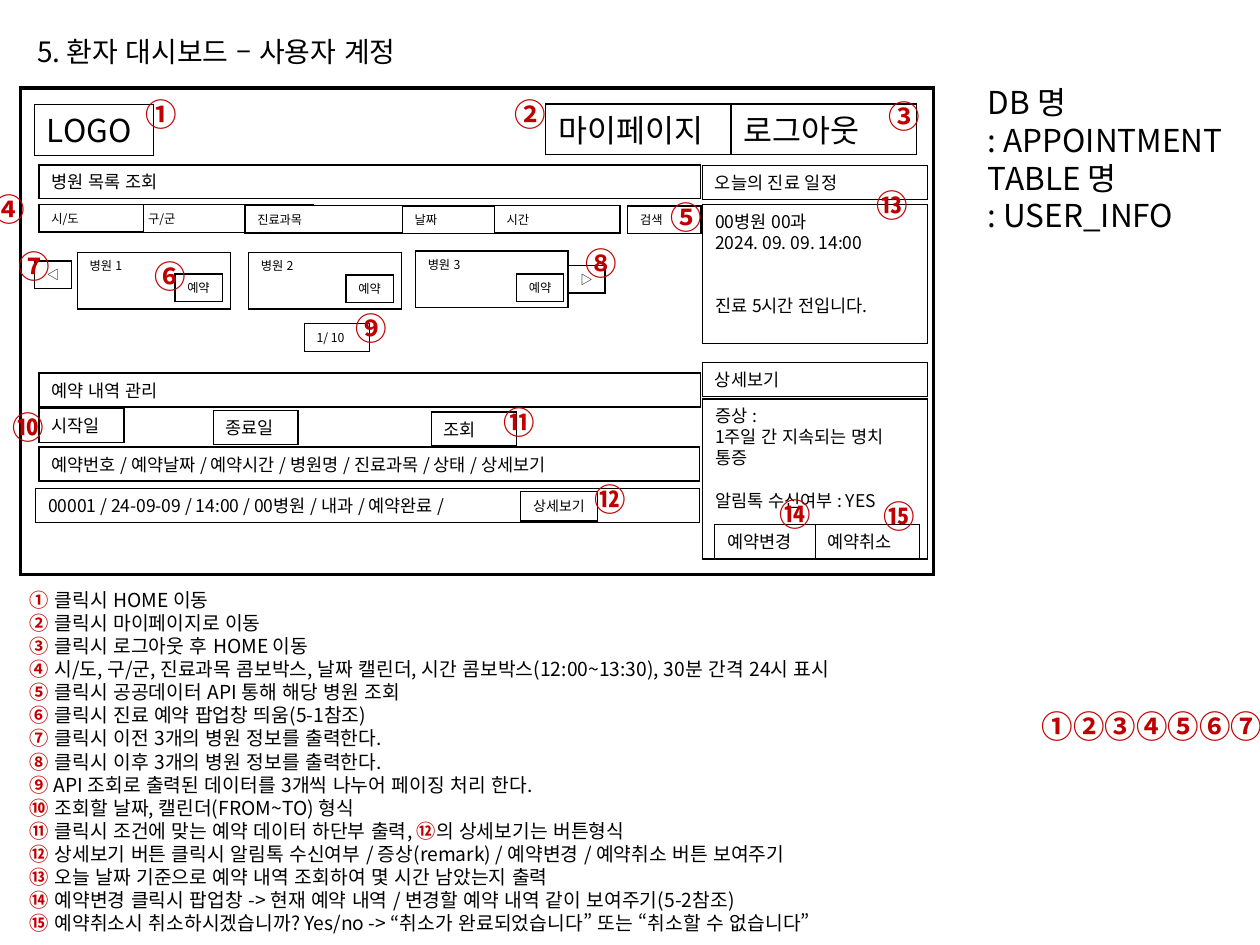
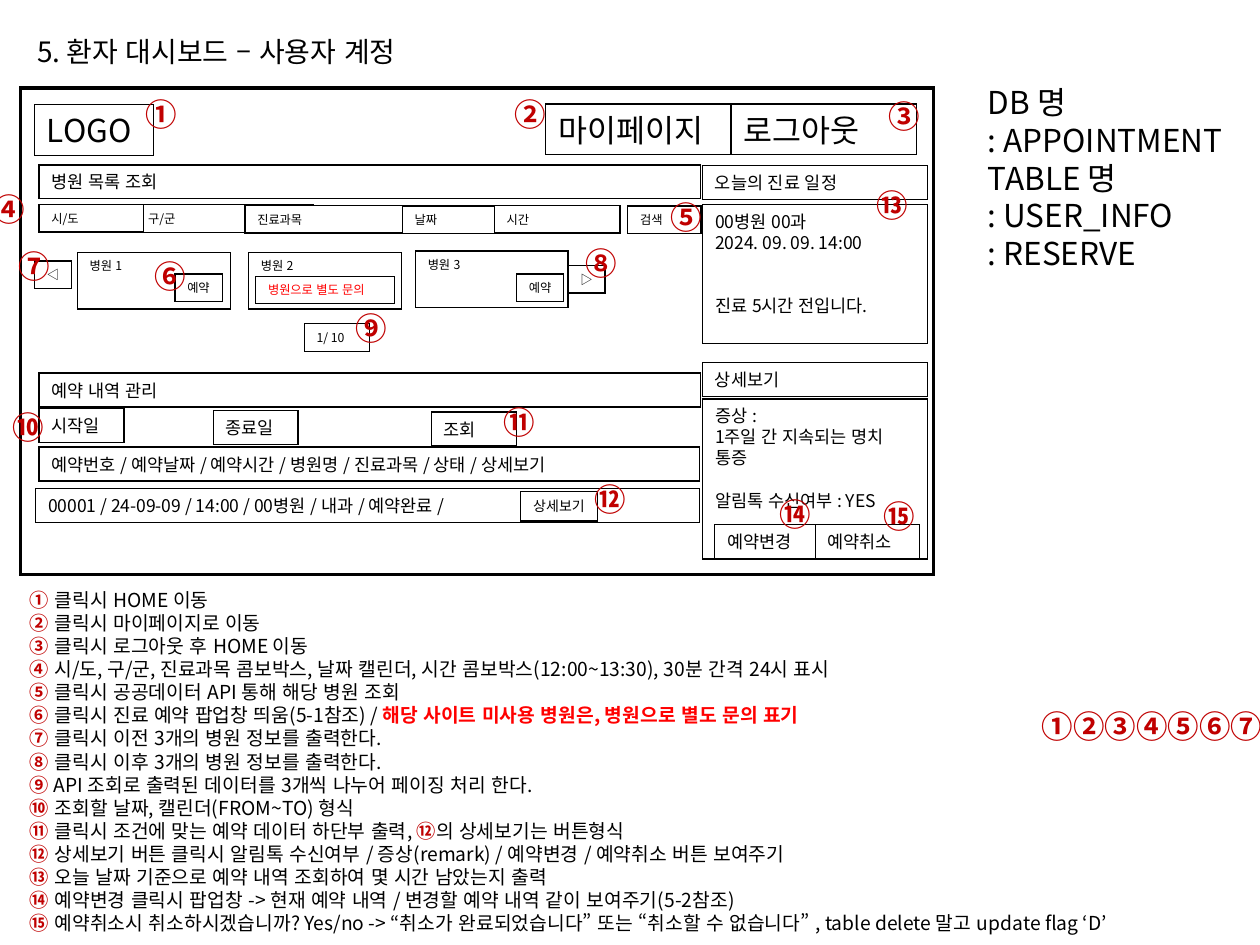
Before and after one commit to Gabintree/appintment2, a slide deck: slide 6 of 프로그램 설계.ppt. Drawn at 1260x945 pixels with LibreOffice and Linux fonts; fonts in the diff are those of the drawing. Boxes give left, top, right and bottom in pixels: in the first picture for what was removed or moved away, otherwise in the second. Text is boxed around its words. In the diff, an @@ line names an element or a change of style, - is before the commit and + after.

```diff
--- a/프로그램 설계.ppt
+++ b/프로그램 설계.ppt
@@ text at bbox=[1004, 241, 1137, 266]: paragraph added @@
+: RESERVE
@@ rectangle "병원으로 별도 문의": place and size @@
-rectangle "병원으로 별도 문의" at bbox=[346, 275, 394, 302]
+rectangle "병원으로 별도 문의" at bbox=[256, 276, 394, 304]
@@ text in rectangle at bbox=[268, 284, 364, 295]: text changed; text colour #000000 to #FF0000 @@
-예약
+병원으로 별도 문의
@@ text at bbox=[30, 705, 798, 729]: text changed; text colour #000000 to #FF0000; bold on @@
-⑥ 클릭시 진료 예약 팝업창 띄움(5-1참조)
+⑥ 클릭시 진료 예약 팝업창 띄움(5-1참조) / 해당 사이트 미사용 병원은, 병원으로 별도 문의 표기
@@ text at bbox=[30, 913, 1107, 935]: text changed @@
-⑮ 예약취소시 취소하시겠습니까? Yes/no -> “취소가 완료되었습니다” 또는 “취소할 수 없습니다”
+⑮ 예약취소시 취소하시겠습니까? Yes/no -> “취소가 완료되었습니다” 또는 “취소할 수 없습니다” , table delete 말고 update flag ‘D’
```
Also in this commit, not shown: 1 other slide changed, 2 slides added, 2 other files.
